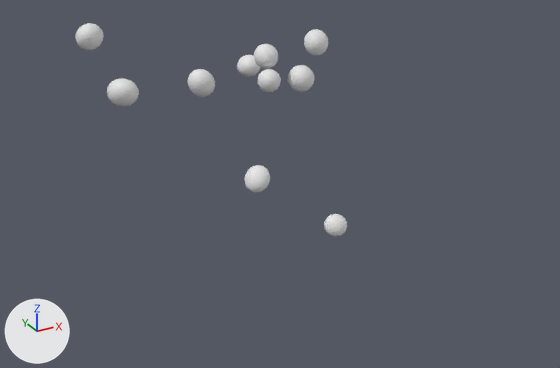
Renders of the OBJ model data/radials/radial_21/radial.obj from each side of a commit.
One viewpoint serves both versions: a 50 mm lens placed at (-1.28, -2.384, 0.774), pointed at (0.007, -0.044, -0.396). The axes (+X, +Y, +Z) are drawn at lower left. The lights are the same throughout. The first picture is the older version. Where no turn or scale is listed for an object, it has been applied to the vertices.

Objects in the first picture: 'radial'.
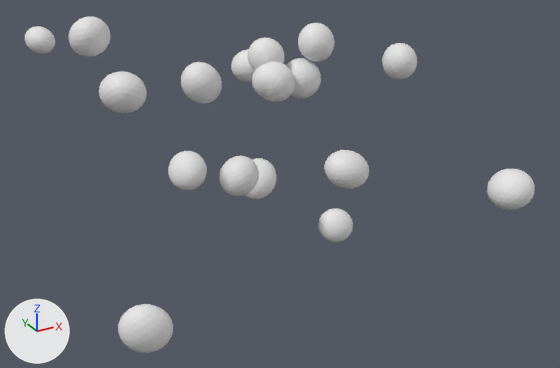
Location of each change, (x1, y1, x2, y2) in pixels of the pictures (560 x 368 px; the box of a moved part takes in the faces that stretch with it):
'radial', reshaped (88% wider, 58% taller): before (76, 23, 347, 236); after (25, 16, 535, 353)
part 1 of me_radial, moved or reshaped: before (254, 44, 278, 69); after (248, 37, 284, 70)
part 2 of me_radial, moved or reshaped: before (245, 165, 270, 192); after (245, 158, 277, 199)
part 3 of me_radial, moved or reshaped: before (107, 78, 139, 106); after (99, 71, 147, 113)
part 4 of me_radial, moved or reshaped: before (304, 29, 328, 55); after (298, 23, 335, 62)
part 5 of me_radial, moved or reshaped: before (188, 69, 215, 97); after (181, 62, 222, 104)
part 6 of me_radial, moved or reshaped: before (258, 69, 281, 92); after (252, 64, 269, 97)
part 7 of me_radial, moved or reshaped: before (76, 23, 104, 50); after (69, 16, 110, 57)
part 8 of me_radial, moved or reshaped: before (288, 65, 314, 92); after (286, 58, 321, 98)
part 9 of me_radial, moved or reshaped: before (237, 55, 260, 76); after (231, 49, 255, 82)
part 10 of me_radial, moved or reshaped: before (324, 214, 347, 236); after (318, 208, 353, 242)
part 11 of me_radial, added: after (324, 150, 369, 189)
part 12 of me_radial, added: after (118, 304, 173, 353)
part 13 of me_radial, added: after (25, 26, 55, 54)
part 14 of me_radial, added: after (382, 43, 417, 80)
part 15 of me_radial, added: after (487, 169, 535, 210)
part 16 of me_radial, added: after (263, 61, 295, 102)
part 17 of me_radial, added: after (219, 156, 259, 196)
part 18 of me_radial, added: after (168, 151, 207, 190)

The change, as a list of edits to the scene's bpy script:
```text
Change me_radial:
    remove me_radial.from_pydata(...)  # 1620 vertices, 3200 faces; spans x -0.638..0.441, y -0.043..0.689, z -0.795..0.225
    add me_radial.from_pydata(...)  # 2916 vertices, 5760 faces; spans x -0.719..0.584, y -0.778..0.882, z -0.818..0.247
    me_radial part 1: the loose piece of 162 vertices spanning x -0.03..0.06, y 0.031..0.121, z 0.019..0.109 is scaled about its middle by 1.5
    me_radial part 2: the loose piece of 162 vertices spanning x 0.197..0.315, y 0.572..0.689, z -0.741..-0.62 is scaled about its middle by 1.5
    me_radial part 3: the loose piece of 162 vertices spanning x -0.576..-0.472, y 0.037..0.151, z -0.047..0.051 is scaled about its middle by 1.5
    me_radial part 4: the loose piece of 162 vertices spanning x 0.155..0.248, y -0.012..0.077, z 0.056..0.15 is scaled about its middle by 1.5
    me_radial part 5: the loose piece of 162 vertices spanning x -0.229..-0.124, y 0.184..0.283, z -0.103..0.004 is scaled about its middle by 1.5
    me_radial part 6: the loose piece of 162 vertices spanning x -0.054..0.03, y -0.043..0.045, z -0.047..0.037 is scaled about its middle by 1.5
    me_radial part 7: the loose piece of 162 vertices spanning x -0.638..-0.545, y 0.146..0.241, z 0.134..0.225 is scaled about its middle by 1.5
    me_radial part 8: the loose piece of 162 vertices spanning x 0.094..0.194, y -0.009..0.091, z -0.077..0.022 is scaled about its middle by 1.5
    me_radial part 9: the loose piece of 162 vertices spanning x 0.087..0.186, y 0.408..0.512, z -0.121..-0.032 is scaled about its middle by 1.5
    me_radial part 10: the loose piece of 162 vertices spanning x 0.342..0.441, y 0.109..0.196, z -0.795..-0.701 is scaled about its middle by 1.5
    me_radial part 11: the loose piece of 162 vertices spanning x 0.094..0.194, y -0.009..0.091, z -0.077..0.022 is copied, and the copy is multiplied about its middle by the matrix ((0.496, -1.158, -1.024), (0.892, 0.934, -0.607), (0.953, -0.231, 1.007)), then moved by (-0.009, -0.338, -0.242); it spans x 0.054..0.215, y -0.371..-0.224, z -0.338..-0.201
    me_radial part 12: the loose piece of 162 vertices spanning x -0.576..-0.472, y 0.037..0.151, z -0.047..0.051 is copied, and the copy is multiplied about its middle by the matrix ((-1.012, 0.011, -1.467), (-0.845, 0.004, 0.982), (0.184, 1.538, 0.328)), then moved by (-0.108, -0.387, -0.684); it spans x -0.719..-0.545, y -0.361..-0.225, z -0.769..-0.595
    me_radial part 13: the loose piece of 162 vertices spanning x -0.638..-0.545, y 0.146..0.241, z 0.134..0.225 is copied, and the copy is multiplied about its middle by the matrix ((1.169, -0.111, -0.377), (0.066, -1.061, 0.79), (-0.324, -0.764, -0.936)), then moved by (-0.037, 0.623, -0.135); it spans x -0.685..-0.572, y 0.75..0.882, z -0.01..0.099
    me_radial part 14: the loose piece of 162 vertices spanning x 0.155..0.248, y -0.012..0.077, z 0.056..0.15 is copied, and the copy is multiplied about its middle by the matrix ((-0.732, -0.713, -0.713), (-1.192, 0.31, 0.643), (-0.152, 1.104, -0.822)), then moved by (0.091, -0.385, 0.005); it spans x 0.233..0.352, y -0.417..-0.287, z 0.048..0.169
    me_radial part 15: the loose piece of 162 vertices spanning x 0.094..0.194, y -0.009..0.091, z -0.077..0.022 is copied, and the copy is multiplied about its middle by the matrix ((0.635, -0.853, -1.011), (-0.983, -1.075, 0.287), (-0.769, 0.445, -0.999)), then moved by (0.367, -0.743, -0.24); it spans x 0.438..0.584, y -0.778..-0.627, z -0.332..-0.203
    me_radial part 16: the loose piece of 162 vertices spanning x -0.054..0.03, y -0.043..0.045, z -0.047..0.037 is copied, and the copy is multiplied about its middle by the matrix ((1.171, 1.126, 0.402), (1.199, -0.896, -1.09), (-0.698, 0.827, -1.325)), then moved by (0.02, -0.007, -0.004); it spans x -0.065..0.08, y -0.082..0.071, z -0.082..0.063
    me_radial part 17: the loose piece of 162 vertices spanning x -0.229..-0.124, y 0.184..0.283, z -0.103..0.004 is copied, and the copy is multiplied about its middle by the matrix ((0.659, -0.88, -0.984), (1.059, -0.536, 1.073), (-0.831, -1.262, 0.061)), then moved by (0.101, -0.097, -0.364); it spans x -0.153..0.001, y 0.057..0.215, z -0.491..-0.335
    me_radial part 18: the loose piece of 162 vertices spanning x 0.197..0.315, y 0.572..0.689, z -0.741..-0.62 is copied, and the copy is multiplied about its middle by the matrix ((-0.373, -1.305, 0.685), (1.076, 0.313, 0.815), (-0.901, 0.249, 1.115)), then moved by (-0.385, -0.087, 0.152); it spans x -0.208..-0.049, y 0.452..0.634, z -0.609..-0.448
```
